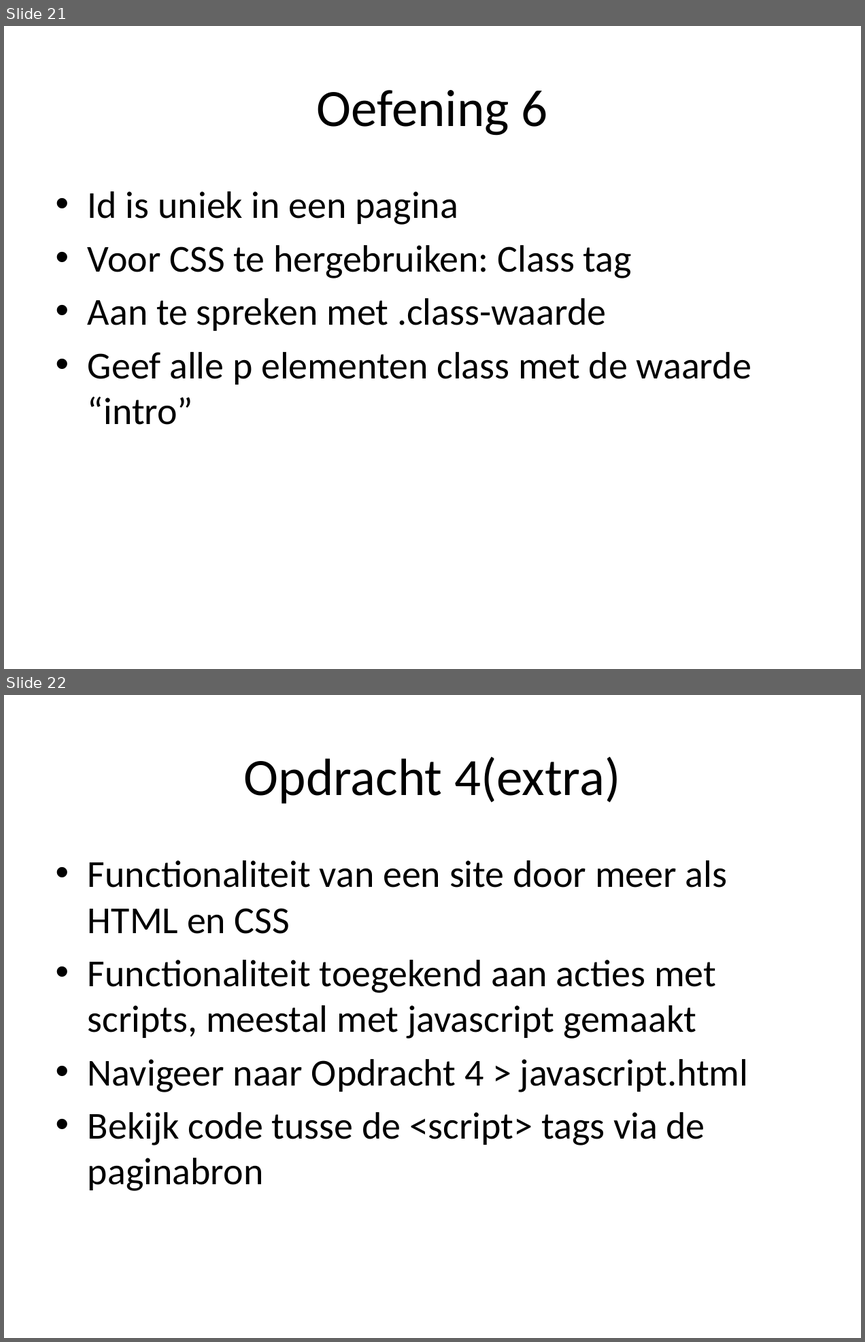
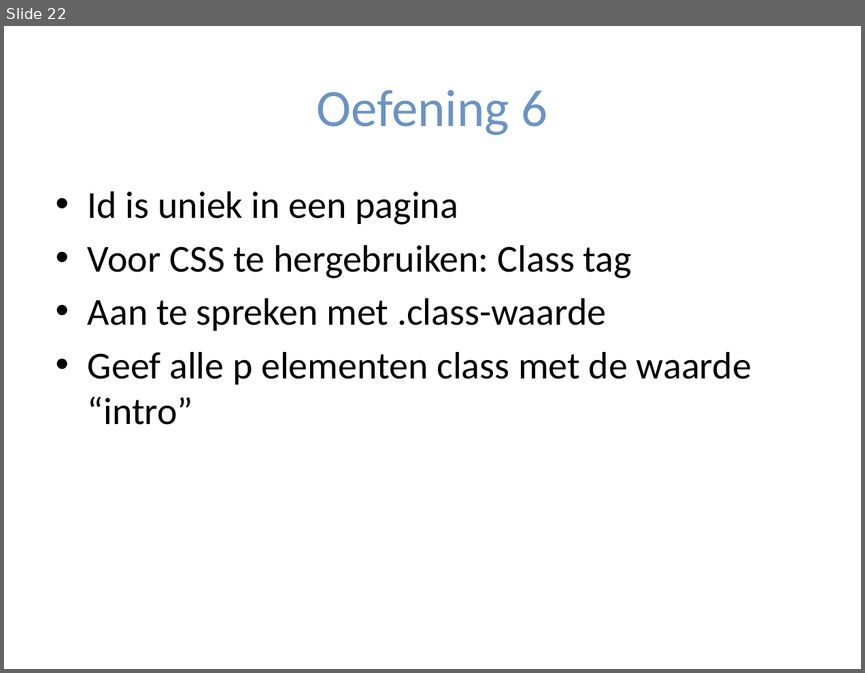
Before and after one commit to Belitili/Workshop-IntroHTML-CSS, a slide deck: Workshop werkdocumenten/Intro HTML en CSS.pptx. Shown one above the other, each under a label of ours: slides 21 and 22 before the commit, slide 22 after it. The pictures are 865x1342 and 865x673 pixels, drawn with LibreOffice and Linux fonts; fonts in the diff are those of the drawing. Boxes give left, top, right and bottom in pixels: in the first picture for what was removed or moved away, otherwise in the second. Text is boxed around its words. In the diff, an @@ line names an element or a change of style, - is before the commit and + after.

Commit message:
ppt: intro added, added some style, js removed, fixed spelling, minor content changes

```diff
--- a/Workshop werkdocumenten/Intro HTML en CSS.pptx
+++ b/Workshop werkdocumenten/Intro HTML en CSS.pptx
@@ slide 22 removed at box(4, 695, 861, 1338), background #FFFFFF @@
@@ title removed at box(244, 757, 620, 804) @@
-Opdracht 4(extra)
@@ text removed at box(88, 860, 749, 1191) @@
-• Functionaliteit van een site door meer als HTML en CSS
-• Functionaliteit toegekend aan acties met scripts, meestal met javascript gemaakt
-• Navigeer naar Opdracht 4 > javascript.html
-• Bekijk code tusse de <script> tags via de paginabron
@@ what was slide 21 is now slide 22 @@
@@ slide 22 changed as well @@
@@ title "Oefening 6" at box(317, 90, 548, 135): text colour #000000 to #6A93C5 @@
```
Also in this commit, not shown: 21 other slides changed, 1 slide added, 1 other slide removed, 2 other files.
